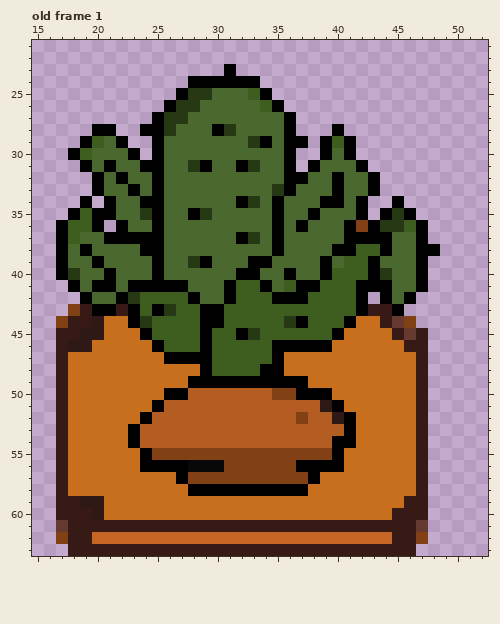
Pixel-art file -- Assets/ArtStuff/Plants/Cactius.aseprite. Above, as it was before the edit.
64x64 pixels, 1 frame. Colours within 5 levels of each other are drawn and written as one. Shown: old frame 1: x 15..52, y 21..63. The commit also changed other frames, which this record leaves out.
Once edited:
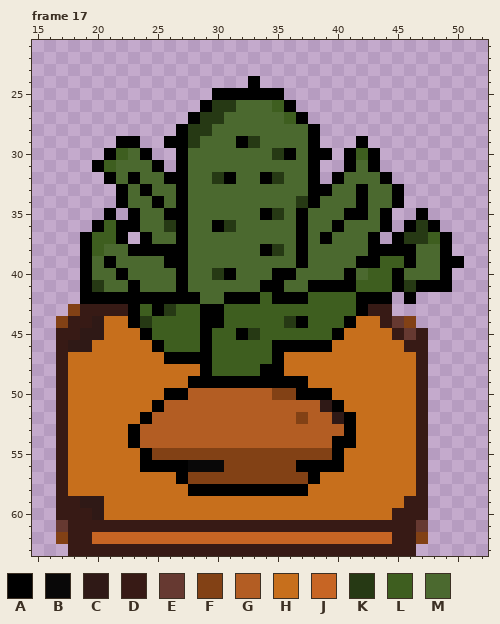
Palette (. is transparent): A #000000  B #090808  C #2f1916  D #371a15  E #663931  F #824115  G #b35d23  H #c76f1c  J #c76524  K #263914  L #3e5e1f  M #4b692f
A new or re-ordered frame is compared with the old frame closest to it.
The author wrote: Adding Cacti Animation
Difference:
frames 1 -> 30
Changed rows in their new state; - is an unchanged pixel.
Frame 17 is new; against old frame 1, layer "Spike":
first column x 17:
23 --------------.-------------------
24 -----------.....------------------
25 ----------...AAAA-A---------------
26 ---------...AKK--MLA--------------
27 --------...AKK-----LA-------------
28 ---..--...AKKMM----MMA-.----------
29 --...-A-.AAK---A-M-MMA...A--------
30 -...ALMA..A-------K-MA-.-LA-------
31 --.AL--M-.AMM--MM--MM-..AMA-------
32 ---.AMA-MAA--KA--AKMMA.---MA------
33 ---..AMAM-A-------MM-AAM-AMMA-----
34 --.-.A-M--A----MM-M-KAMM--MM------
35 -...-.AMMAAMM----AK-AM--A-M-..A---
36 ...-L-A-MKA--AK---M----AMMMA.AKA--
37 ..ALL-.-M-A----MM-M-A-A-MM-.AKKLA-
38 ..-L--A--AA------AK-A--MMMA-AAMMA-
39 ..AMA---MAAMM---MM--A-M-MA-LLAMMAA
40 ..A-MA--M-A--KAMM-A---MMAMLLA-MMA-
41 -.AKM--MMM----MMM-AMM-AAALLLAK-AA-
42 ---AA-AAAAA----AA---------A-.-----
43 ---DD-----------------------.-----
